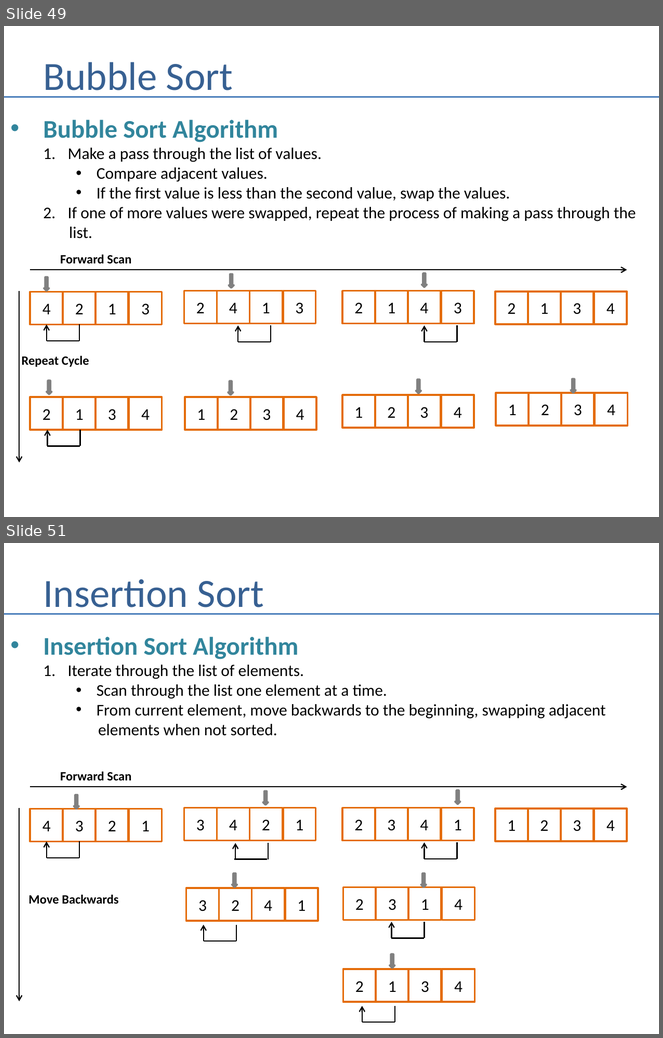
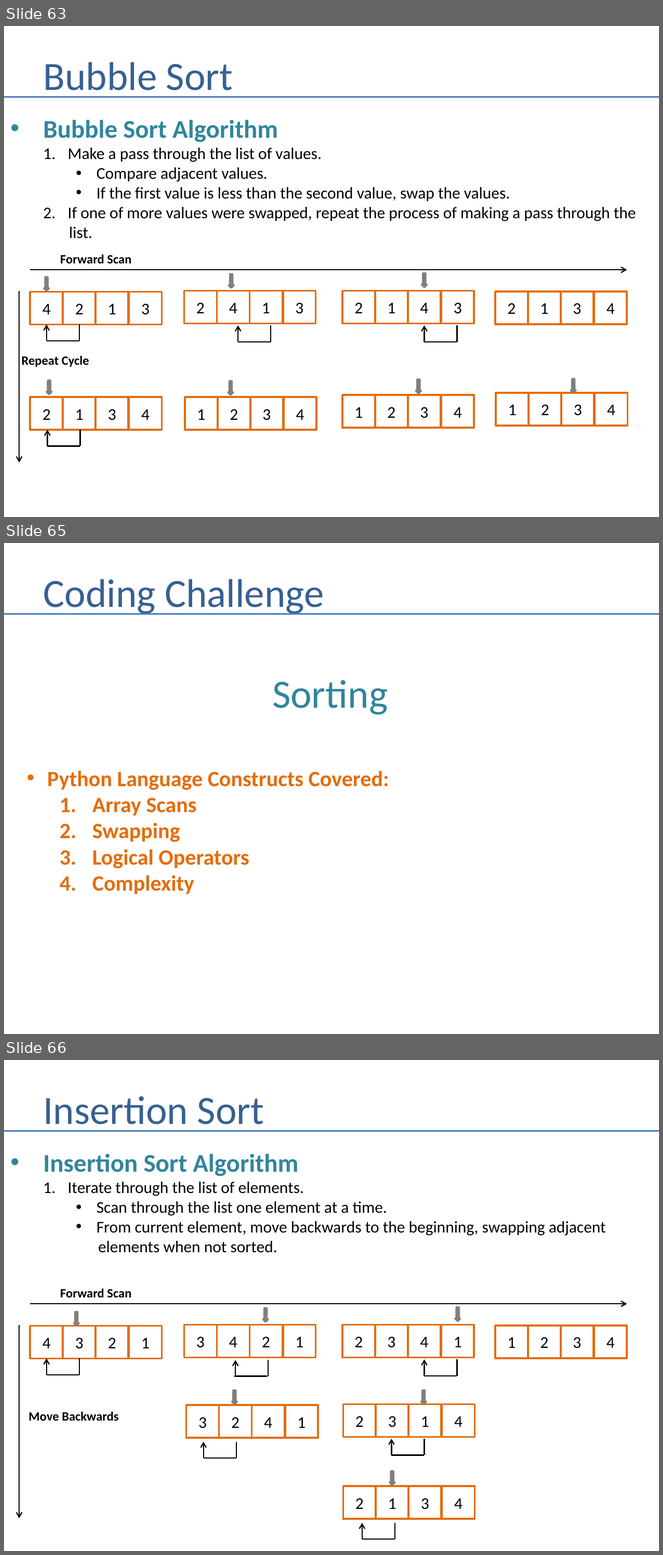
Before and after one commit to andrewferlitsch/Portland-Data-Science-Group, a slide deck: Presentations/Whiteboarding.pptx. Shown one above the other, each under a label of ours: slides 49 and 51 before the commit, slides 63, 65 and 66 after it; the slides between them are not shown. The pictures are 663x1038 and 663x1555 pixels, drawn with LibreOffice and Linux fonts; fonts in the diff are those of the drawing. Boxes give left, top, right and bottom in pixels: in the first picture for what was removed or moved away, otherwise in the second. Text is boxed around its words. In the diff, an @@ line names an element or a change of style, - is before the commit and + after.

```diff
--- a/Presentations/Whiteboarding.pptx
+++ b/Presentations/Whiteboarding.pptx
@@ slide 65 added at (x1=4, y1=543, x2=659, y2=1034), background #FFFFFF @@
@@ title added at (x1=44, y1=579, x2=324, y2=615), 44 pt, text #376092 @@
+Coding Challenge
@@ line added from (4, 614) to (659, 614), #4B7EBC 1.5 pt @@
@@ text added at (x1=272, y1=680, x2=388, y2=715), 44 pt, text #31859C @@
+Sorting
@@ text added at (x1=47, y1=771, x2=389, y2=895), 24 pt, text #E46C0A, bold @@
+• Python Language Constructs Covered:
+  1. Array Scans
+  2. Swapping
+  3. Logical Operators
+  4. Complexity
@@ what was slide 49 is now slide 63 @@
@@ what was slide 51 is now slide 66 @@
```
Also in this commit, not shown: 5 slides changed, 32 other slides added.
